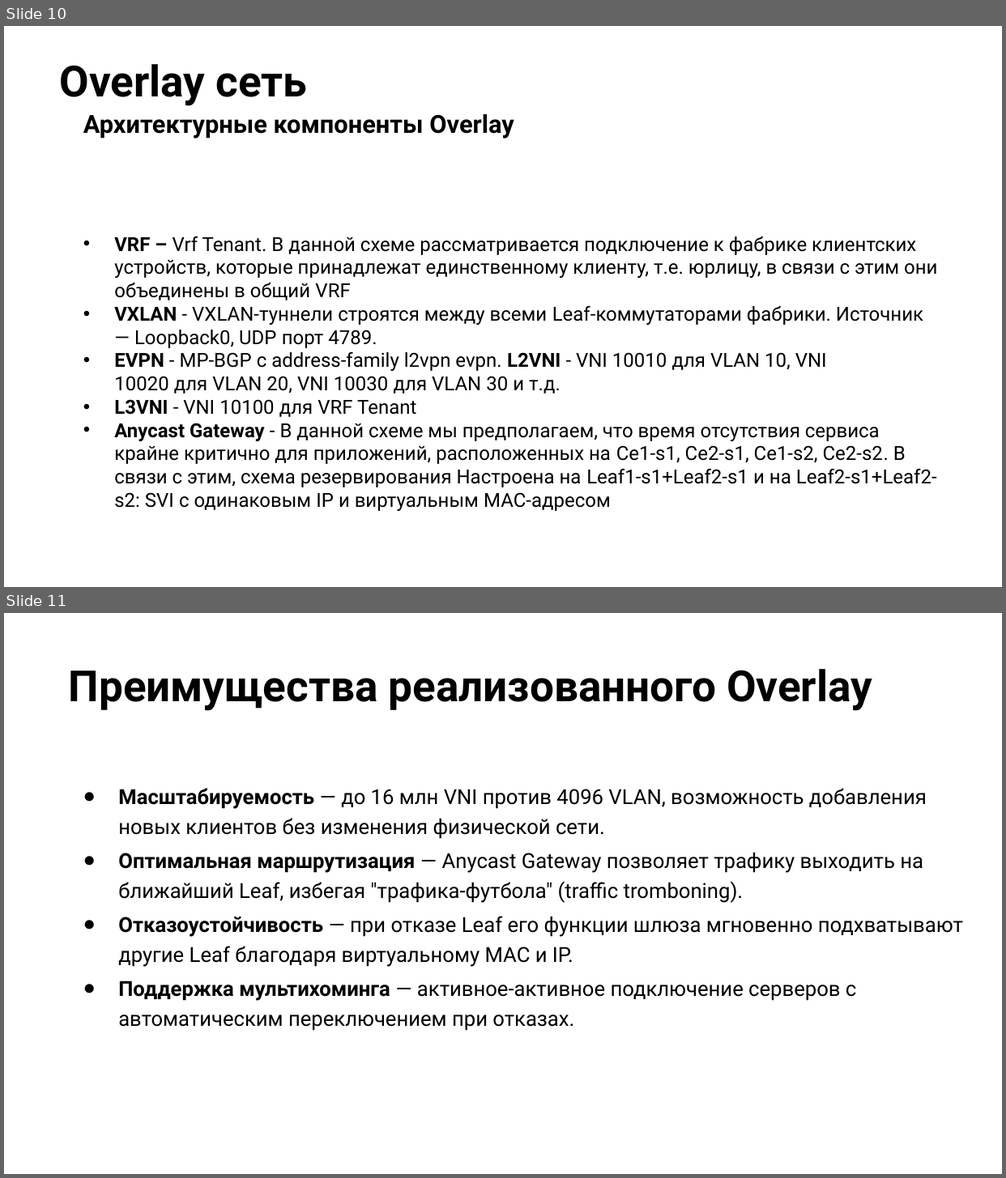
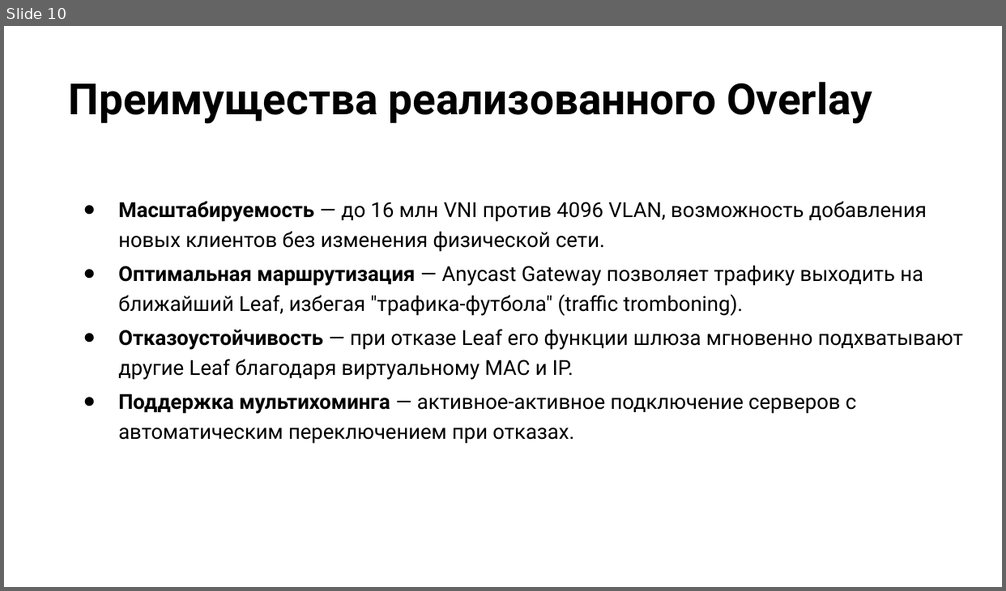
Before and after one commit to Danilovich89/otus_DC_design, a slide deck: lab_09_Solovyev_project/презентация.pptx. Shown one above the other, each under a label of ours: slides 10 and 11 before the commit, slide 10 after it. The pictures are 1006x1178 and 1006x591 pixels, drawn with LibreOffice and Linux fonts; fonts in the diff are those of the drawing; background and template pictures are left out. Boxes give left, top, right and bottom in pixels: in the first picture for what was removed or moved away, otherwise in the second. Text is boxed around its words. In the diff, an @@ line names an element or a change of style, - is before the commit and + after.

```diff
--- a/lab_09_Solovyev_project/презентация.pptx
+++ b/lab_09_Solovyev_project/презентация.pptx
@@ slide 10 removed at [4,26,1002,587], background picture (left out) @@
@@ title removed at [60,64,308,106] @@
-Overlay сеть
@@ text removed at [83,114,513,139] @@
-Архитектурные компоненты Overlay
@@ text removed at [114,236,937,511] @@
-• VRF – Vrf Tenant. В данной схеме рассматривается подключение к фабрике клиентских устройств, которые принадлежат единственному клиенту, т.е. юрлицу, в связи с этим они объединены в общий VRF
-• VXLAN - VXLAN-туннели строятся между всеми Leaf-коммутаторами фабрики. Источник — Loopback0, UDP порт 4789.
-• EVPN - MP-BGP с address-family l2vpn evpn. L2VNI - VNI 10010 для VLAN 10, VNI 10020 для VLAN 20, VNI 10030 для VLAN 30 и т.д.
-• L3VNI - VNI 10100 для VRF Tenant
-• Anycast Gateway - В данной схеме мы предполагаем, что время отсутствия сервиса крайне критично для приложений, расположенных на Ce1-s1, Ce2-s1, Ce1-s2, Ce2-s2. В связи с этим, схема резервирования Настроена на Leaf1-s1+Leaf2-s1 и на Leaf2-s1+Leaf2-s2: SVI с одинаковым IP и виртуальным MAC-адресом
@@ what was slide 11 is now slide 10 @@
```
Also in this commit, not shown: 8 slides changed, 2 slides added.
